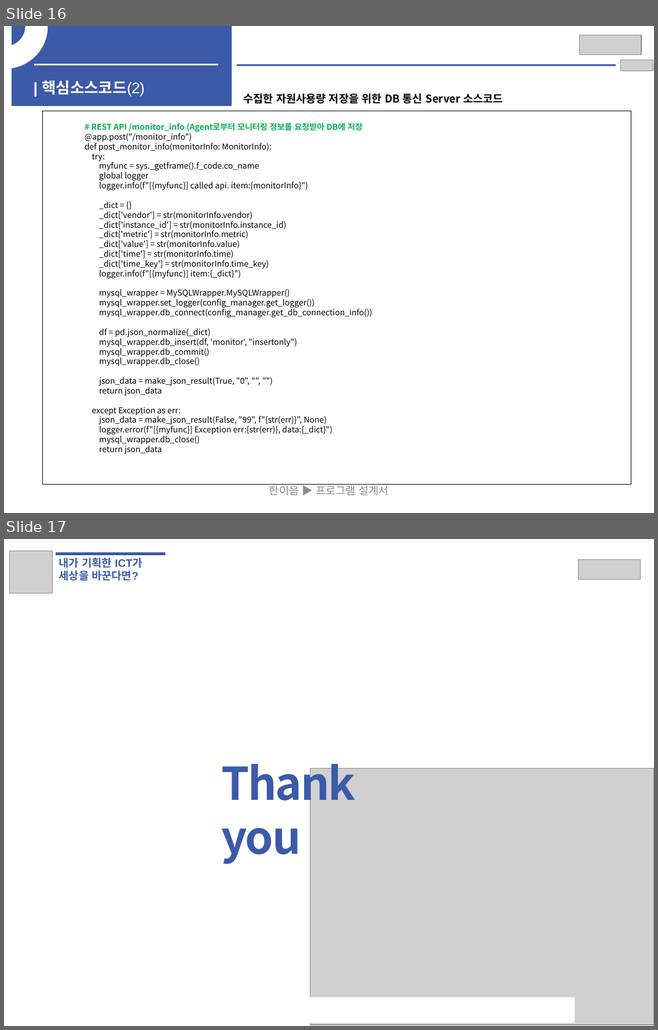
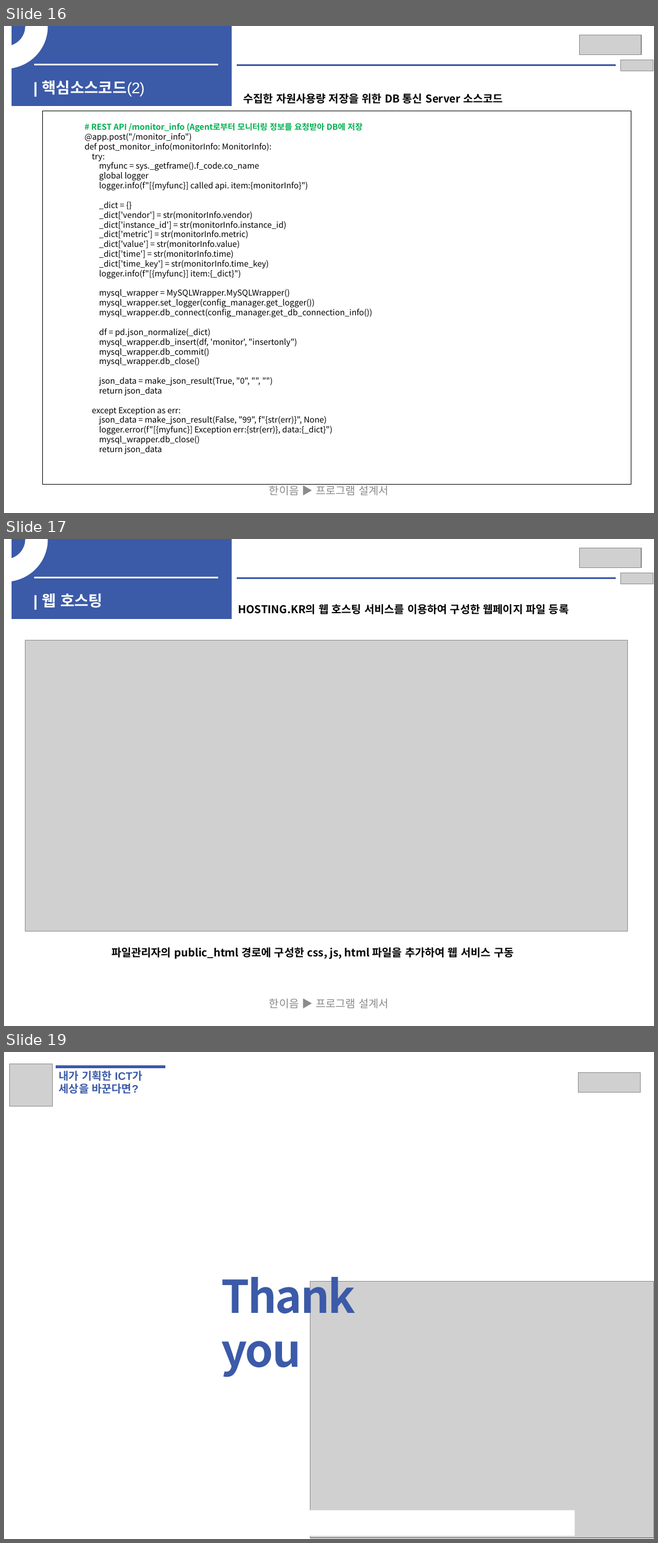
Before and after one commit to EOTAEGYU/Hanium_hy-cloud, a slide deck: 공모전 보고서/SW개발_HW제작설계서_응용소프트웨어(Hy-cloud).pptx. Shown one above the other, each under a label of ours: slides 16 and 17 before the commit, slides 16, 17 and 19 after it; the slides between them are not shown. The pictures are 658x1030 and 658x1543 pixels, drawn with LibreOffice and Linux fonts; fonts in the diff are those of the drawing; grey boxes stand for pictures. Boxes give left, top, right and bottom in pixels: in the first picture for what was removed or moved away, otherwise in the second. Text is boxed around its words. In the diff, an @@ line names an element or a change of style, - is before the commit and + after.

Commit message:
웹 호스팅 ppt 추가

```diff
--- a/공모전 보고서/SW개발_HW제작설계서_응용소프트웨어(Hy-cloud).pptx
+++ b/공모전 보고서/SW개발_HW제작설계서_응용소프트웨어(Hy-cloud).pptx
@@ slide 17 added at (4, 539, 654, 1026), background #FFFFFF @@
@@ arch (boxed as its full ring) added at (4, 539, 47, 581), fill #FFFFFF, outline #FFFFFF 2 pt @@
@@ rectangle added at (12, 539, 232, 619), fill #3B5AA8 @@
@@ picture added at (579, 548, 641, 568) @@
@@ picture added at (621, 573, 653, 584) @@
@@ line added from (34, 577) to (219, 577), #F2F2F2 2.25 pt @@
@@ line added from (237, 578) to (615, 578), #3B5AA8 2.25 pt @@
@@ text added at (42, 594, 103, 608), 17 pt, text #FFFFFF, bold @@
+| 웹 호스팅
@@ text added at (238, 602, 568, 616), 12 pt, text #000000, bold @@
+HOSTING.KR의 웹 호스팅 서비스를 이용하여 구성한 웹페이지 파일 등록
@@ picture added at (25, 641, 628, 931) @@
@@ text added at (111, 946, 513, 960), 12 pt, text #000000, bold @@
+파일관리자의 public_html 경로에 구성한 css, js, html 파일을 추가하여 웹 서비스 구동
@@ text added at (269, 998, 388, 1009), 12 pt, text #8C8C8C @@
+한이음 ▶ 프로그램 설계서
@@ what was slide 17 is now slide 19 @@
```
Also in this commit, not shown: 1 other slide added.
